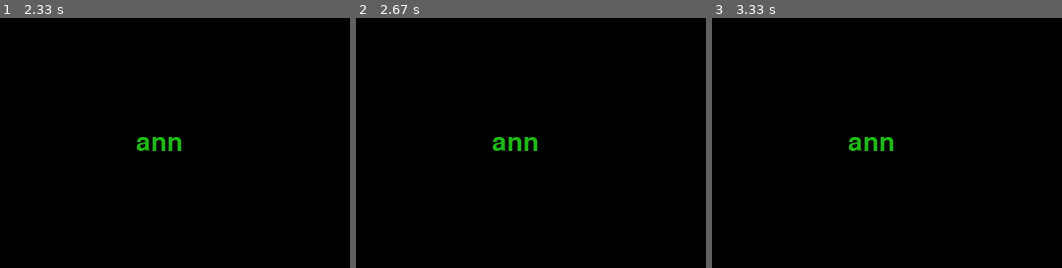
Above: before the commit, frames 1-3 (left to right).
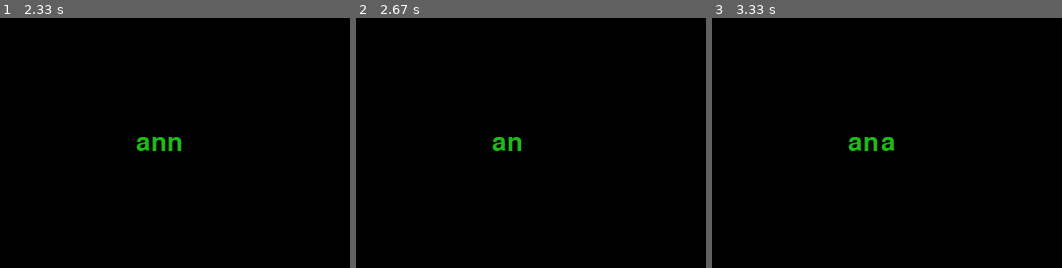
Above: after the commit, the same moments.

Repository: anbreaker/theQuestGamePyGame
Game: pygame game, started from entradaTexto.py
Same seed, same stepped clock (60 frames per second), same inputs: the game is played once before the commit and once after it.
Inputs:
- Up to frame 1 (2.33 s): type "ann" at 0.33 s; tap Enter at 0.67 s; hold Backspace 0.88-1.35 s
- Up to frame 2 (2.67 s): hold Backspace from 2.53 s (still down)
- Up to frame 3 (3.33 s): release Backspace at 3 s; type "a" at 3.08 s; tap Enter at 3.22 s
The pictures show only the part of the screen within x 23-73%, y 23-73%; the shares and areas given below are measured in that part.

Frame 1 is identical in both runs. In frame 2, 0.2% of the frame differs, in the area x 48-52%, y 47-54%; in frame 3, 0.1%.

Commit message:
Escribiendo solo tres caracteres, borrada ok

Diff:
--- a/entradaTexto.py
+++ b/entradaTexto.py
@@ -14,16 +14,29 @@
         self.pos_x = 300
         self.pos_y = 200
         self.max_caracteres = 0
+
     def teclas(self, evento):
-
-        for accion in evento:
-            if accion.type == KEYDOWN:
-                if accion.key == K_ESCAPE:
-                    sys.exit(0)
-                else:
-                    if self.max_caracteres < 3:
-                        self.caracteres[0] = str(self.caracteres[0] + accion.unicode)
-                        self.max_caracteres += 1
+            for accion in evento:
+                if accion.type == KEYDOWN:
+                    if accion.key == K_RETURN:
+                        self.caracteres.append('')
+                        self.lineas += 1
+                    elif accion.key == K_ESCAPE:
+                        sys.exit(0)
+                    elif accion.key == K_BACKSPACE:
+                        if self.caracteres[self.lineas] == '' and self.lineas > 0:
+                            self.caracteres = self.caracteres[0:-1]
+                            self.lineas -= 1
+                        else:
+                            self.caracteres[self.lineas] = self.caracteres[self.lineas][0:-1]
+                            if self.max_caracteres > 0:
+                                self.max_caracteres -= 1
+                                print(f'Max_car -> {self.max_caracteres}')
+                    else:
+                        if self.max_caracteres < 3:
+                            self.caracteres[self.lineas] = str(self.caracteres[self.lineas] + accion.unicode)
+                            print(f'Max_car -> {self.max_caracteres}')
+                            self.max_caracteres += 1
 
     def mensaje(self, superficie):
         superficie.fill((0, 0, 0))
